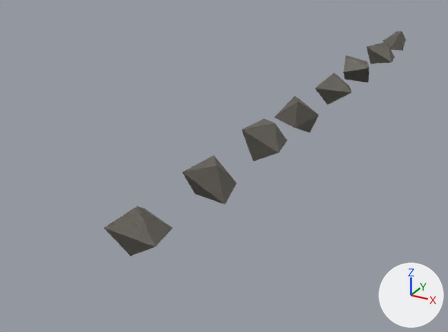
An edit to the FBX model Dinosaur Survival Game/Assets/Models/Items/Ores Items.fbx, drawn before and after from the same camera.
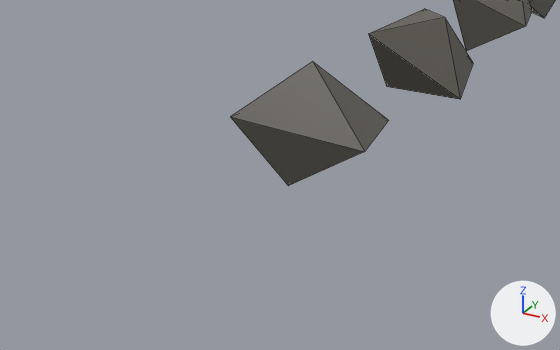
Old and new are each drawn whole from a 50 mm camera at (5.42, -13.73, 4.97) aimed at (-1.48, -1.18, -1.31) and again close up from a 50 mm camera at (2.26, -11.27, 1.85) aimed at (0.51, -8.09, 0.26). Arrows for +X, +Y and +Z are at lower right; the lights stay in place. The close-ups show mesh edges as thin lines. Where no turn or scale is listed for an object, it has been applied to the vertices.

The first close-up shows 'Bronze Ore', 'Copper Ore', 'Gold Ore'.
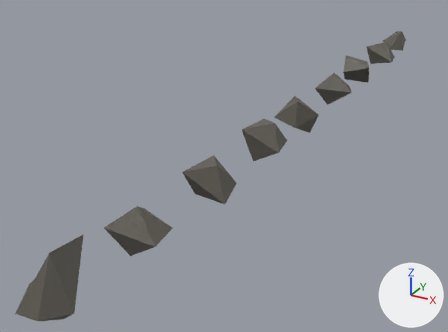
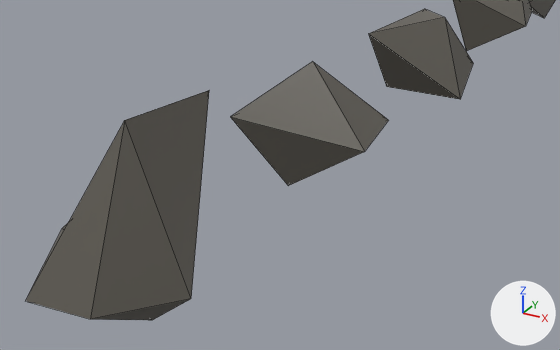
Where the change shows, as pixel boxes (x1, y1, x2, y2) in the close-ups (560 x 350 px):
```json
{"object": "Plastic Ore", "change": "added", "after": [26, 90, 209, 320]}
```

Scene script edits in JSON lines:
```json
{"op": "add", "block": "me_cube_009", "code": ["me_cube_009 = bpy.data.meshes.new('Cube.009')", "me_cube_009.from_pydata([(-0.404, -0.409, -0.258), (0.352, -0.072, -0.201), (0.035, -0.074, 0.655), (-0.034, 0.091, -0.548), (0.017, -0.412, -0.225), (0.085, 0.542, 0.636), (-0.609, 0.085, -0.132)], [], [(5, 2, 1), (5, 6, 0, 2), (1, 3, 5), (0, 6, 3), (5, 3, 6), (4, 0, 3), (1, 4, 3), (4, 1, 2), (0, 4, 2)])", "me_cube_009.materials.append(mat_rock)  # its picture is missing"]}
{"op": "add", "block": "ob_plastic_ore", "code": ["ob_plastic_ore = bpy.data.objects.new('Plastic Ore', me_cube_009)", "ob_plastic_ore.location = (0.0, -8.615, 0.0)"]}
```
